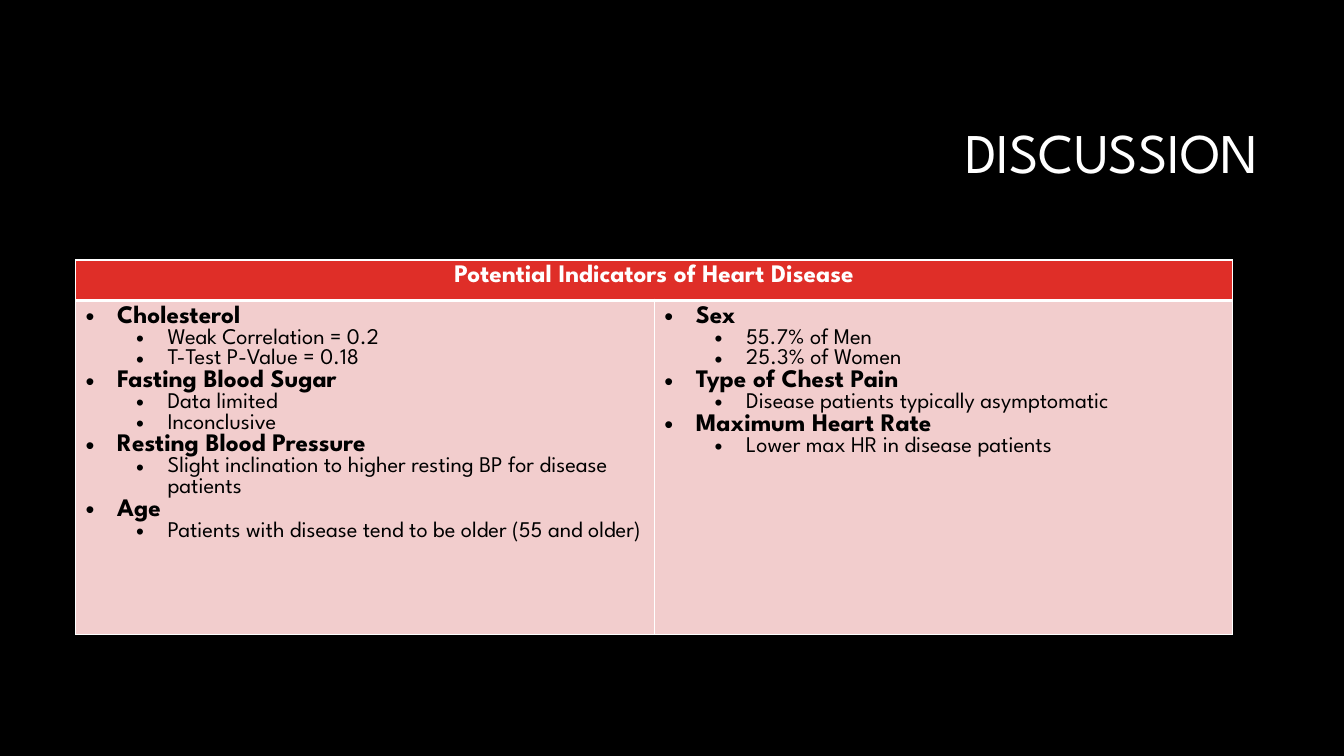
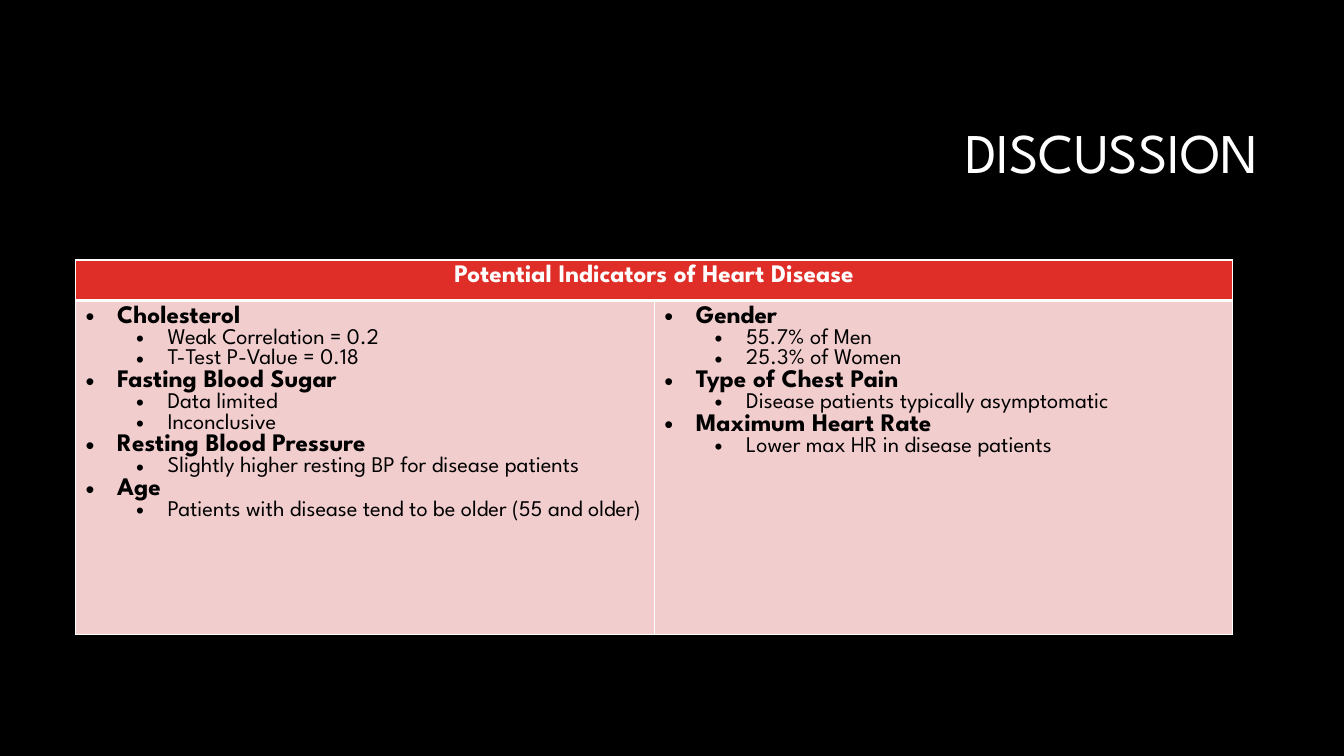
Before and after one commit to terrylashley/heart_project, a slide deck: slide 19 of heart_project_slides.pptx (slide 20 before the commit). Drawn at 1344x756 pixels with LibreOffice and Linux fonts; fonts in the diff are those of the drawing; background and template pictures are left out. Boxes give left, top, right and bottom in pixels: in the first picture for what was removed or moved away, otherwise in the second. Text is boxed around its words. In the diff, an @@ line names an element or a change of style, - is before the commit and + after.

```diff
--- a/heart_project_slides.pptx
+++ b/heart_project_slides.pptx
@@ table at <box>76,260,1233,650</box> @@
-row 2, column 1: Cholesterol / Weak Correlation = 0.2 / T-Test P-Value = 0.18 / Fasting Blood Sugar / Data limited / Inconclusive / Resting Blood Pressure / Slight inclination to higher resting BP for disease patients / Age / Patients with disease tend to be older (55 and older)
+row 2, column 1: Cholesterol / Weak Correlation = 0.2 / T-Test P-Value = 0.18 / Fasting Blood Sugar / Data limited / Inconclusive / Resting Blood Pressure / Slightly higher resting BP for disease patients / Age / Patients with disease tend to be older (55 and older)
-row 2, column 2: Sex / 55.7% of Men / 25.3% of Women / Type of Chest Pain / Disease patients typically asymptomatic / Maximum Heart Rate / Lower max HR in disease patients
+row 2, column 2: Gender / 55.7% of Men / 25.3% of Women / Type of Chest Pain / Disease patients typically asymptomatic / Maximum Heart Rate / Lower max HR in disease patients
```
Also in this commit, not shown: 1 other slide changed, 1 slide added, 2 slides removed, 1 other file.
